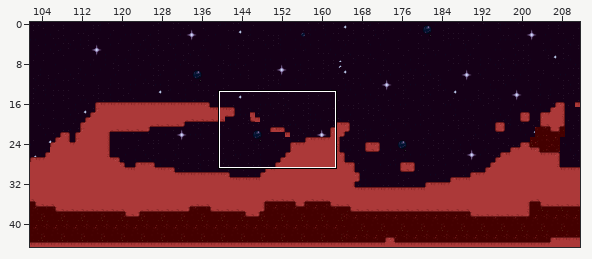
Tiled map: assets/map/level_4_map.tmx. Above: a wide view before the commit, with the close-up outlined.
Close-up. The starting point:
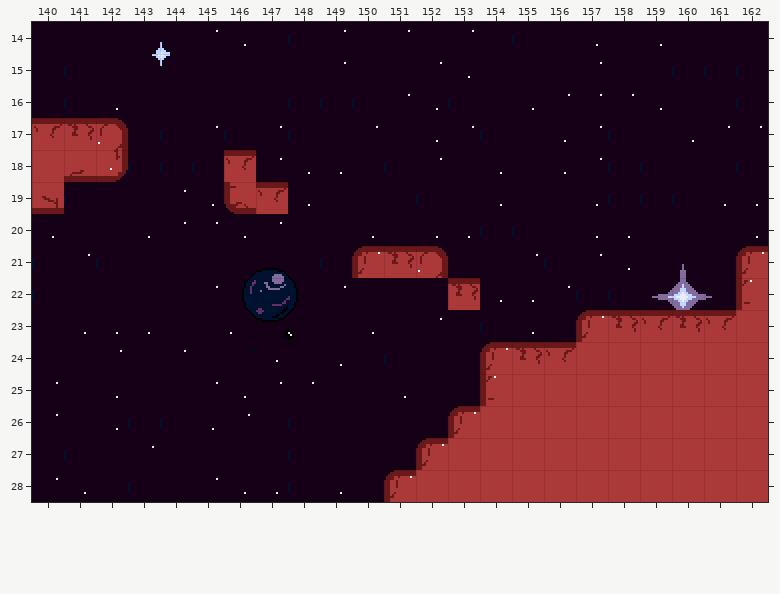
Cells are 32x32 px. Shown: x 140..162, y 14..28.
Once edited:
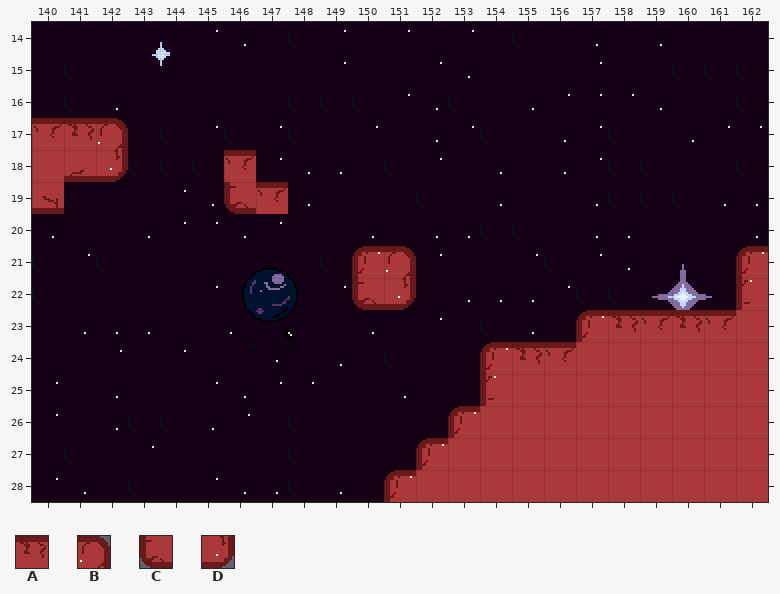
Key: from "Level_4_Ground": A 2, B 3, C 24, D 27.
_ is an empty cell.
From the commit log: corrected fourth level tilemap
Difference:
Layer "ground":
y 21: x 151..152 AB -> B_
y 22: x 150..151 __ -> CD; x 153 A -> _
